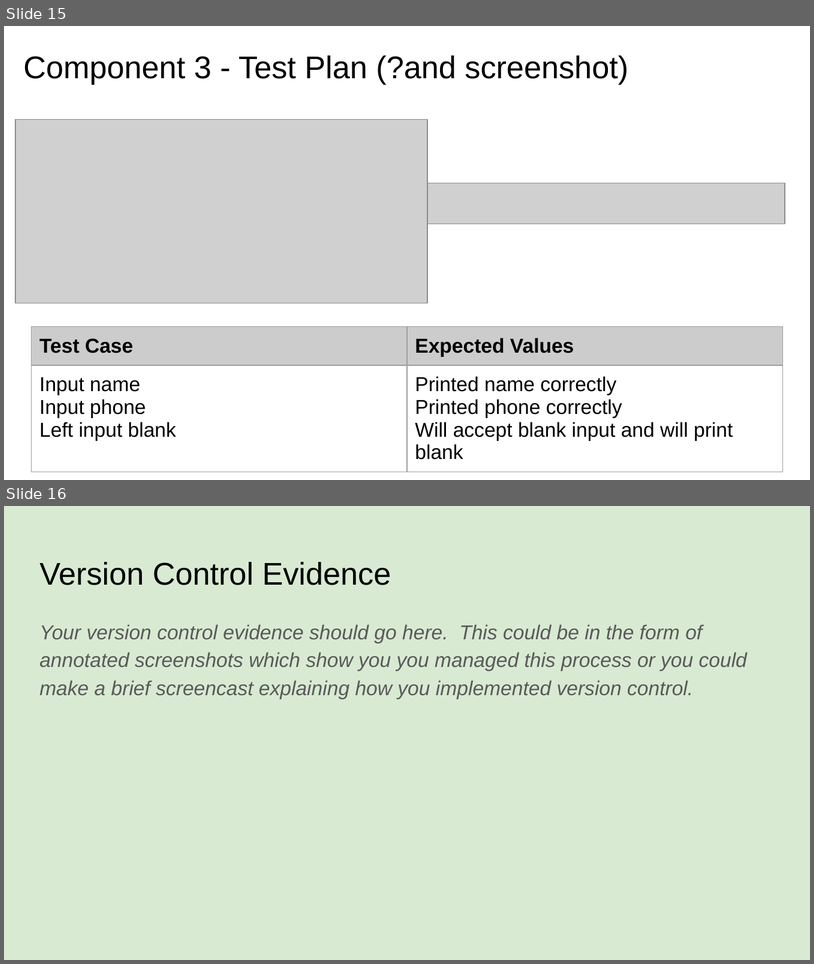
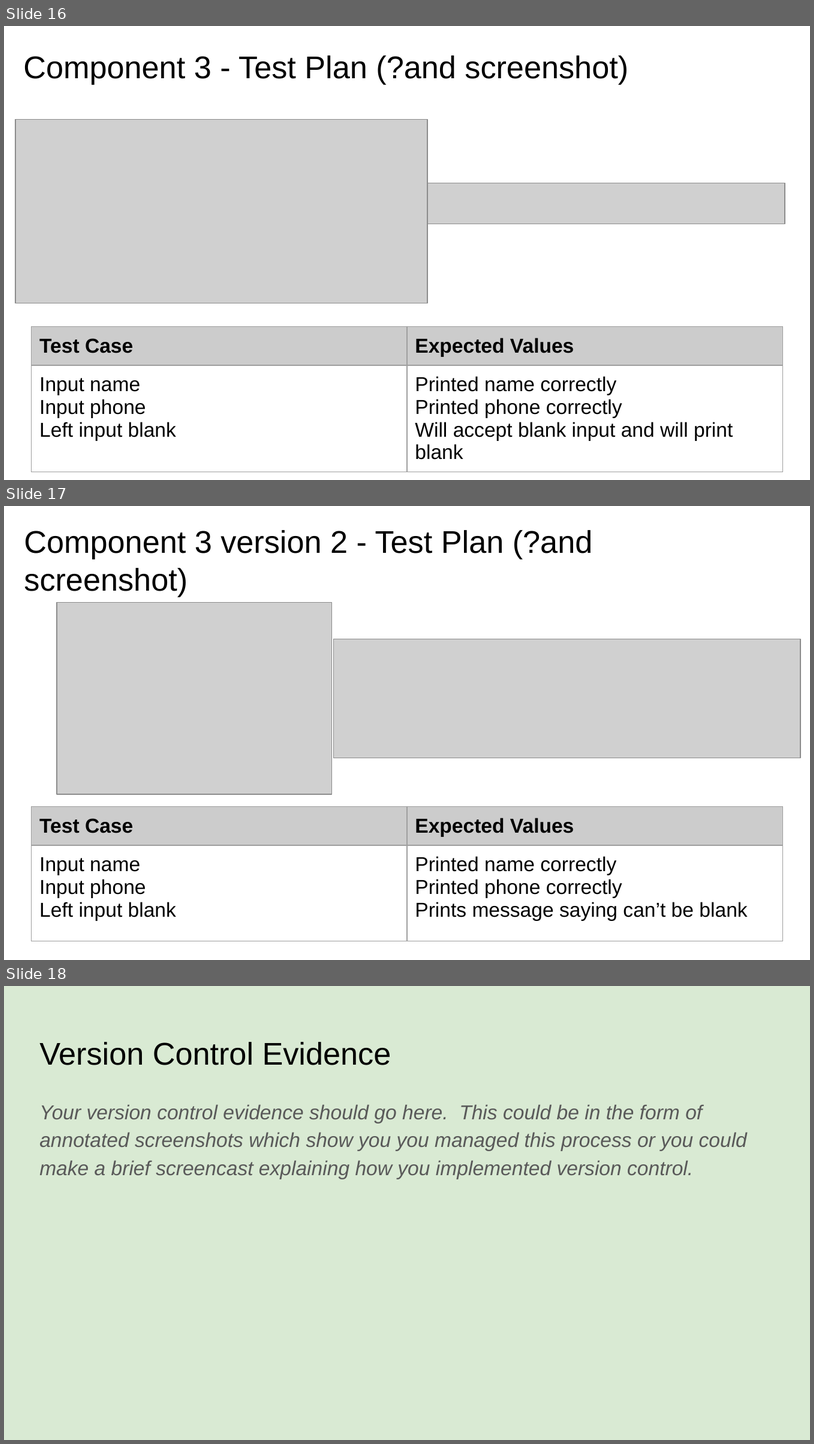
Before and after one commit to randombrunch/Pizza_Bot, a slide deck: 022_91893+_+91897+Documentation.pptx. Shown one above the other, each under a label of ours: slides 15 and 16 before the commit, slides 16, 17 and 18 after it. The pictures are 814x964 and 814x1444 pixels, drawn with LibreOffice and Linux fonts; fonts in the diff are those of the drawing; grey boxes stand for pictures. Boxes give left, top, right and bottom in pixels: in the first picture for what was removed or moved away, otherwise in the second. Text is boxed around its words. In the diff, an @@ line names an element or a change of style, - is before the commit and + after.

Commit message:
Added "Not blank"
Added validation so that entry cannot be blank

```diff
--- a/022_91893+_+91897+Documentation.pptx
+++ b/022_91893+_+91897+Documentation.pptx
@@ slide 17 added at box(4, 506, 810, 960), background #FFFFFF @@
@@ title added at box(24, 530, 593, 597), 28 pt, text #000000 @@
+Component 3 version 2 - Test Plan (?and screenshot)
@@ picture added at box(56, 603, 332, 795) @@
@@ picture added at box(334, 639, 801, 759) @@
@@ table added at box(32, 807, 783, 942), 2 rows, 2 columns @@
+Test Case | Expected Values
+Input name / Input phone / Left input blank | Printed name correctly / Printed phone correctly / Prints message saying can’t be blank
@@ what was slide 15 is now slide 16 @@
@@ what was slide 16 is now slide 18 @@
```
Also in this commit, not shown: 1 slide changed, 1 other slide added, 2 other files.
